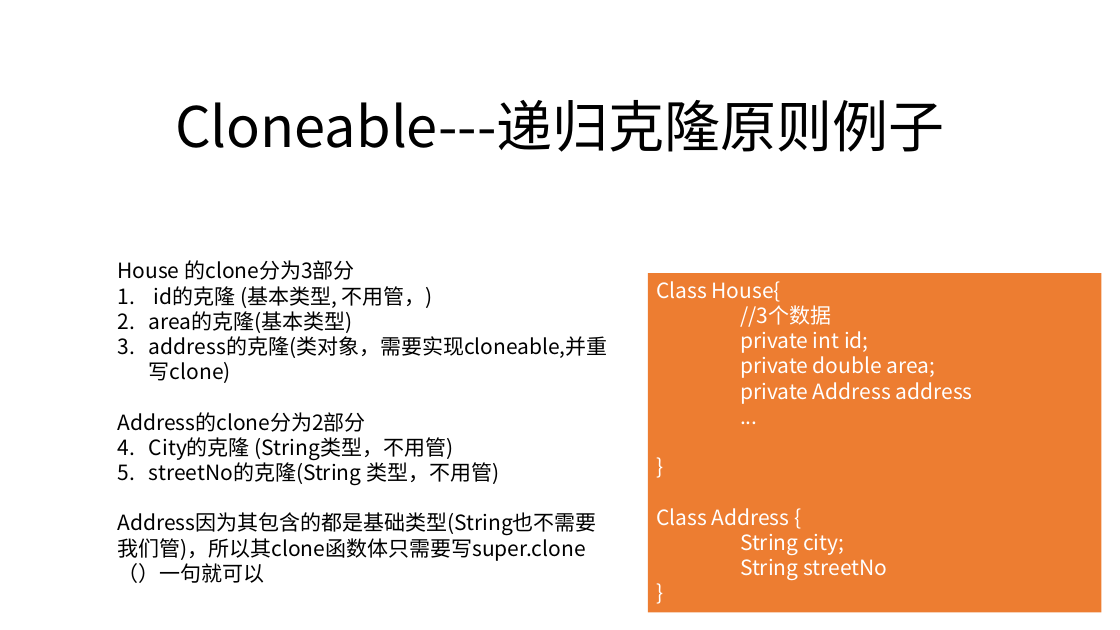
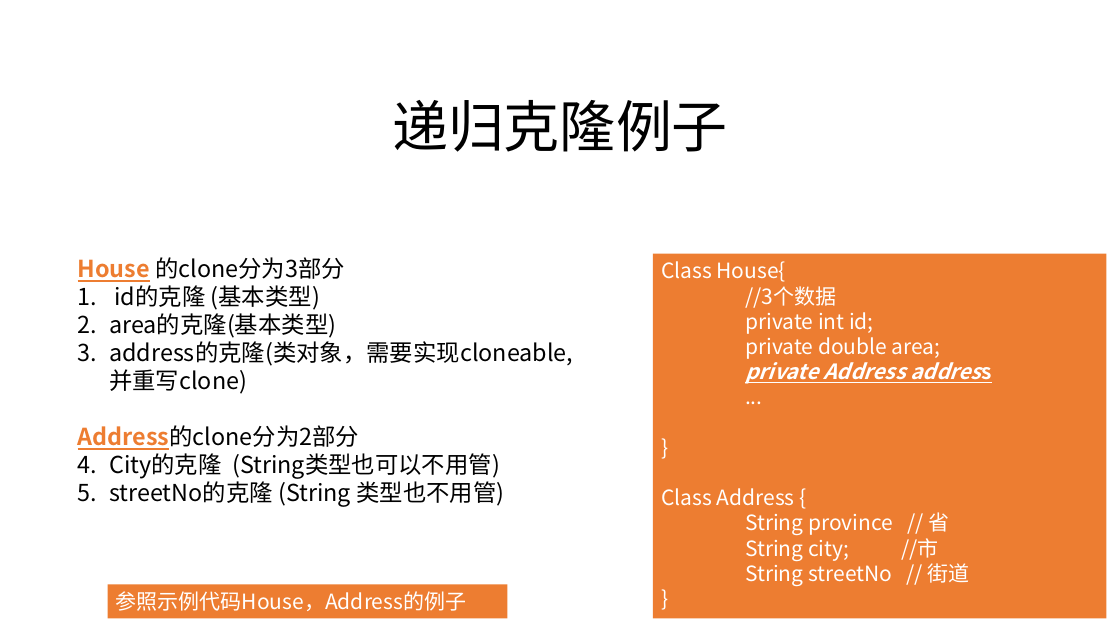
Before and after one commit to zjyesir/hmc_java_1, a slide deck: slide 28 of ppt/12.抽象类和接口.pptx (slide 26 before the commit). Drawn at 1120x630 pixels with LibreOffice and Linux fonts; fonts in the diff are those of the drawing; background and template pictures are left out. Boxes give left, top, right and bottom in pixels: in the first picture for what was removed or moved away, otherwise in the second. Text is boxed around its words. In the diff, an @@ line names an element or a change of style, - is before the commit and + after.

```diff
--- a/ppt/12.抽象类和接口.pptx
+++ b/ppt/12.抽象类和接口.pptx
@@ text at (392,100,728,152): text changed @@
-Cloneable---递归克隆原则例子
+递归克隆例子
@@ text "House 的clone分为3部分": place and size @@
-text "House 的clone分为3部分" at (117,260,608,583)
+text "House 的clone分为3部分" at (78,257,573,507)
@@ text at (78,257,573,450): size 18 to 20 pt in "House 的clone分为3部分", "area的克隆(基本类型)", "address的克隆(类对象，需要实现cloneable,并重写clone)", "Address的clone分为2部分"; text colour #000000 to #ED7D31, bold on, underline on in "House", "Address的clone分为2部分" @@
@@ rectangle "Class House{": place and size @@
-rectangle "Class House{" at (648,273,1102,613)
+rectangle "Class House{" at (653,254,1107,618)
@@ text at (114,281,320,310): text changed; size 18 to 20 pt @@
-1. id的克隆 (基本类型, 不用管，)
+1. id的克隆 (基本类型)
@@ text in rectangle at (745,312,941,384): bold on, italic on, underline on in "private Address address" @@
@@ text at (109,449,504,507): text changed; size 18 to 20 pt @@
-1. City的克隆 (String类型，不用管)
-2. streetNo的克隆(String 类型，不用管)
-Address因为其包含的都是基础类型(String也不需要我们管)，所以其clone函数体只需要写super.clone（）一句就可以
+1. City的克隆 (String类型也可以不用管)
+2. streetNo的克隆 (String 类型也不用管)
@@ text in rectangle at (745,512,970,586): text changed @@
-String city;
-String streetNo
+String province // 省
+String city; //市
+String streetNo // 街道
@@ rectangle added at (108,585,507,618), fill #ED7D31, 18 pt, text #FFFFFF @@
+参照示例代码House，Address的例子
```
Also in this commit, not shown: 15 other slides changed, 6 slides added, 2 slides removed, 3 other files.
